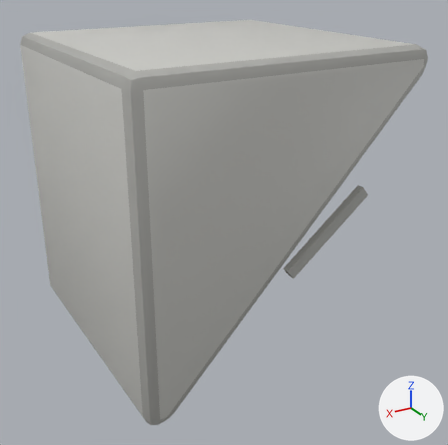
A saved change to the FBX model Assets/CPW/Resources/Models/Props/TriangleSmallStone.fbx.
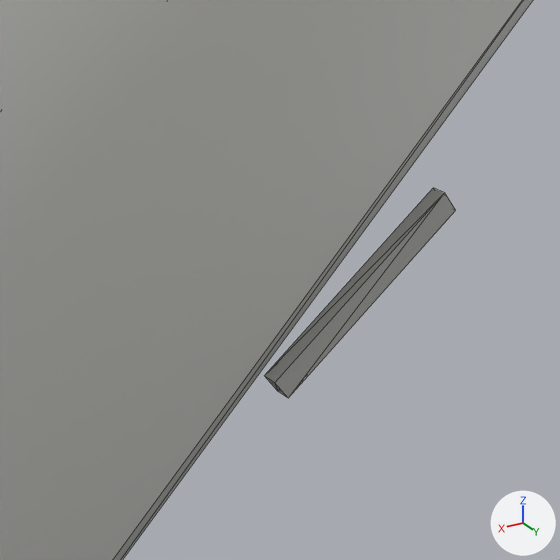
Each version is shown whole from a camera (50 mm lens) standing at (1.36, 2.39, 1.0) and looking at (-0.02, 0.1, -0.15), then close up on the part from 37% to 93% of the width and 23% to 79% of the height. Every picture has the same lights, and +X, +Y and +Z are marked at lower right. The older version's two pictures come first. The close-ups show mesh edges as thin lines. Where no turn or scale is listed for an object, it has been applied to the vertices.

The first close-up shows 'TriangleSmallStone'.
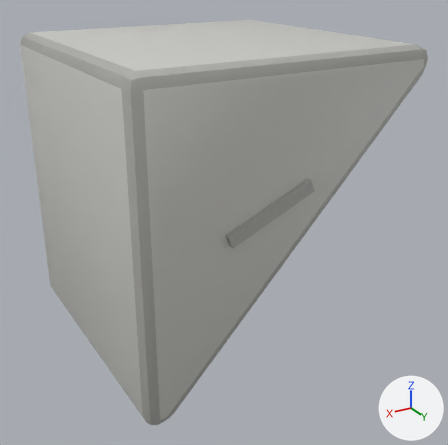
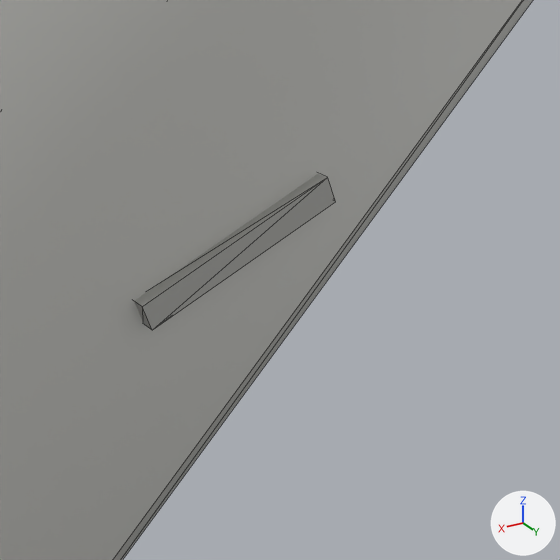
Changed parts and their boxes [x1, y1, x2, y2] in the close-ups (560 x 560 px):
part 1 of me_trianglesmallstone, deleted: before [265, 188, 456, 398]
part 2 of me_trianglesmallstone, added: after [134, 173, 335, 330]

Edits to the bpy script that builds the scene:
```text
Change me_trianglesmallstone:
    where me_trianglesmallstone.from_pydata(...)  # 74 vertices, 140 faces; spans x -0.65..0.65, y -0.65..0.675, z -0.675..0.675
    used by ob_trianglesmallstone; location = (0.0, 0.0, 0.0)
    me_trianglesmallstone part 1: the loose piece of 8 vertices spanning x -0.345..0.044, y 0.645..0.675, z -0.17..0.151 is deleted
    me_trianglesmallstone part 2
    8 vertices are added at x -0.067..0.313, y 0.645..0.675, z 0.031..0.228
    12 new faces join them, mat_stone_dark (grey #aeaeaa)
```
